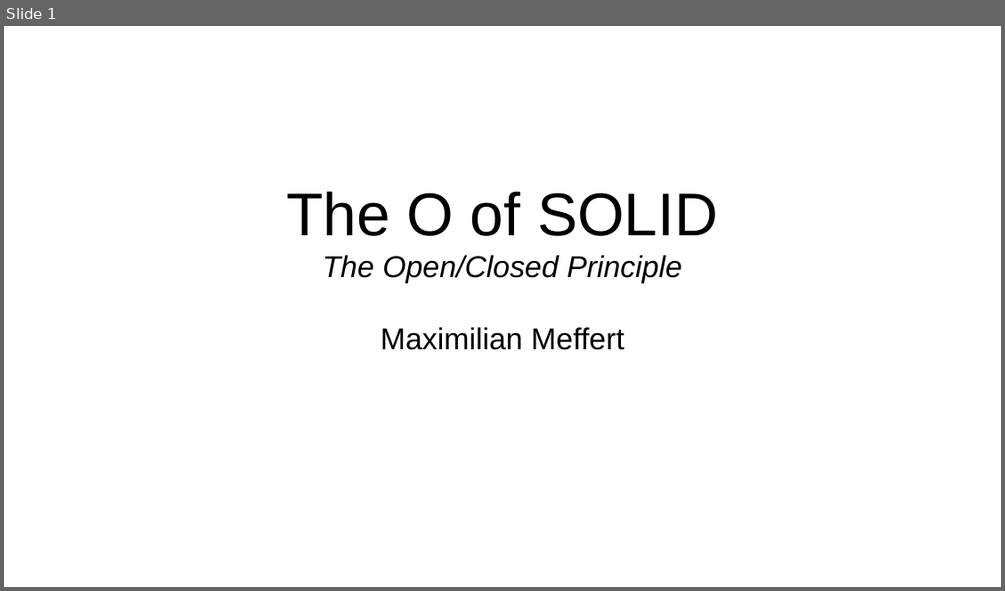
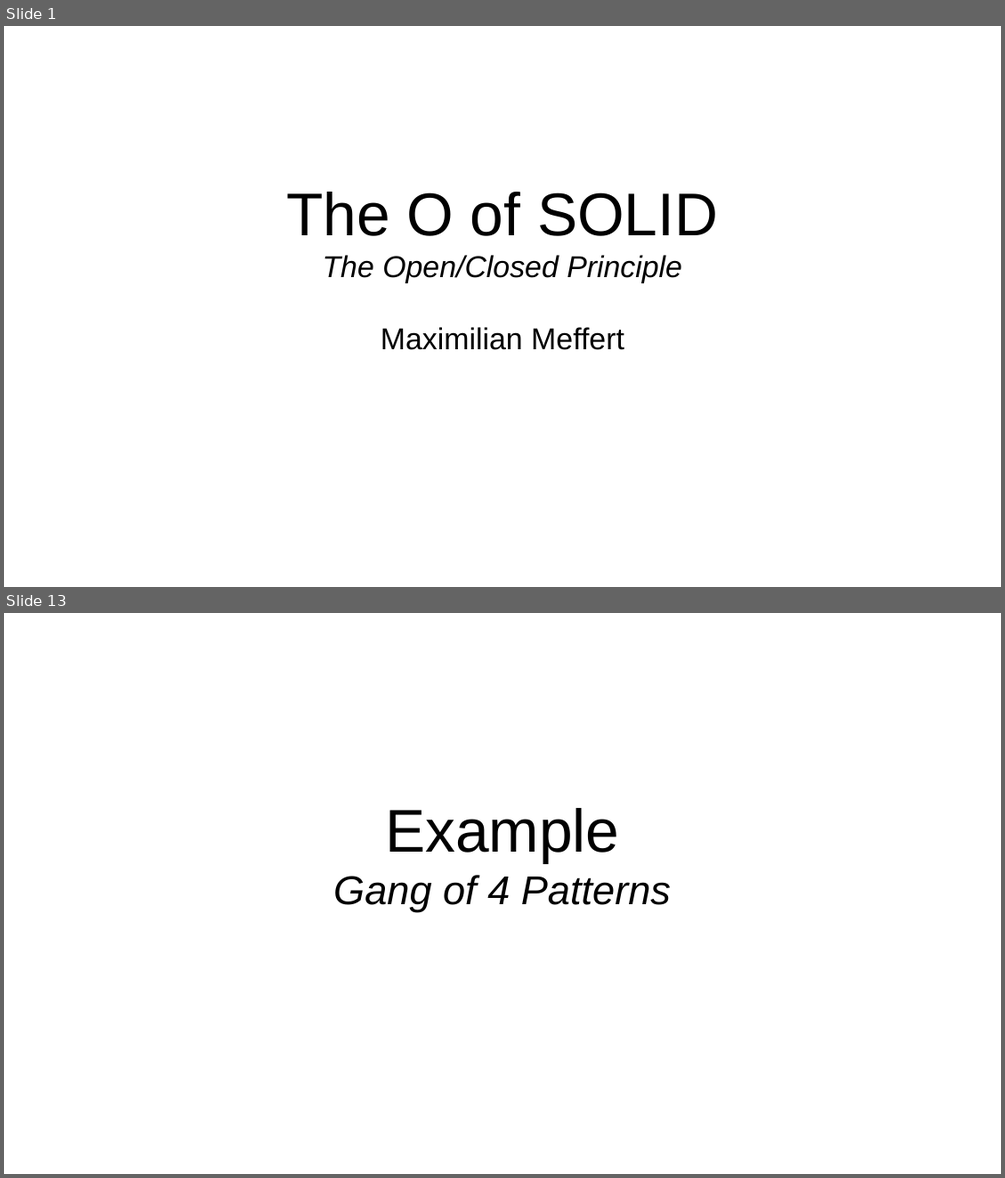
Before and after one commit to maxmeffert/SOLID, a slide deck: TheOofSOLID/TheOofSOLID.odp. Shown one above the other, each under a label of ours: slide 1 before the commit, slides 1 and 13 after it; the slides between them are not shown. The pictures are 1005x591 and 1005x1178 pixels, drawn with LibreOffice and Linux fonts; fonts in the diff are those of the drawing. Boxes give left, top, right and bottom in pixels: in the first picture for what was removed or moved away, otherwise in the second. Text is boxed around its words. In the diff, an @@ line names an element or a change of style, - is before the commit and + after.

```diff
--- a/TheOofSOLID/TheOofSOLID.odp
+++ b/TheOofSOLID/TheOofSOLID.odp
@@ slide 13 added at <box>4,613,1001,1174</box>, background #FFFFFF @@
@@ subtitle added at <box>333,808,671,912</box>, 32 pt, text #000000, italic @@
+Example
+Gang of 4 Patterns
```
Also in this commit, not shown: 17 other slides added, 1 other file.
